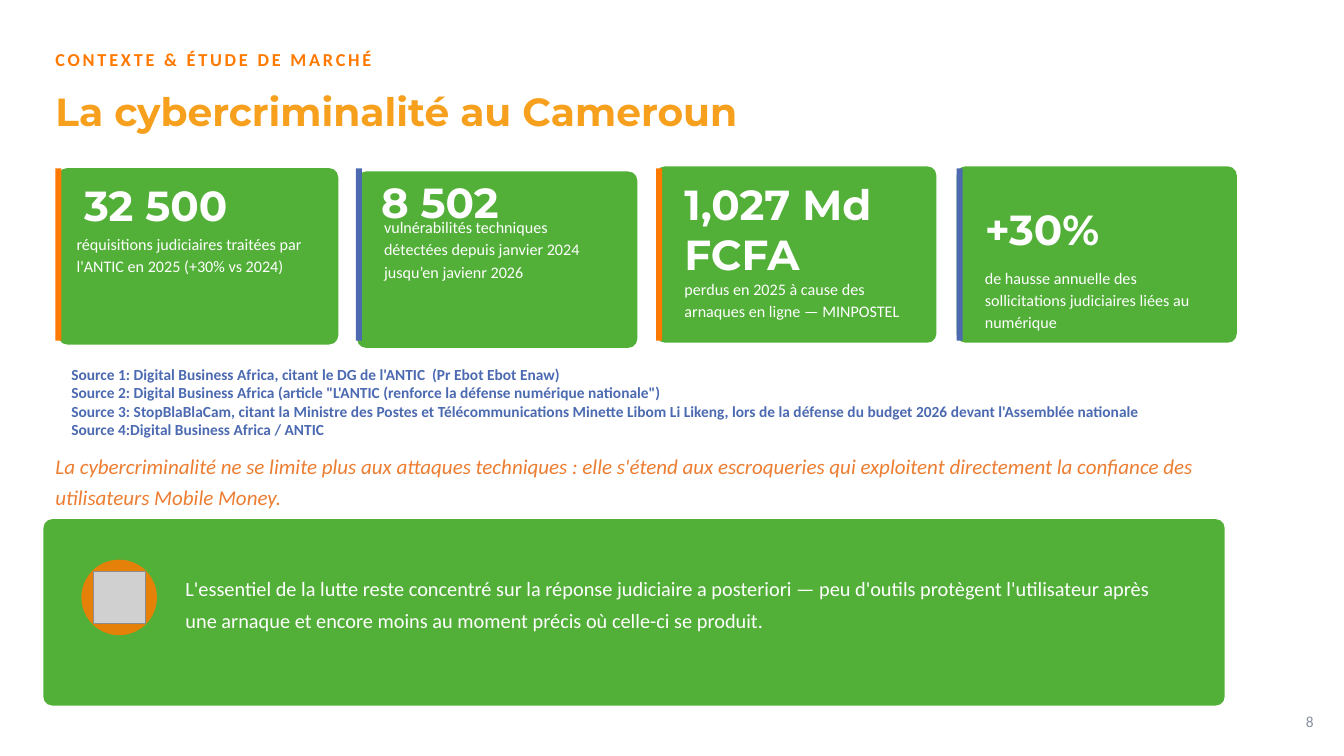
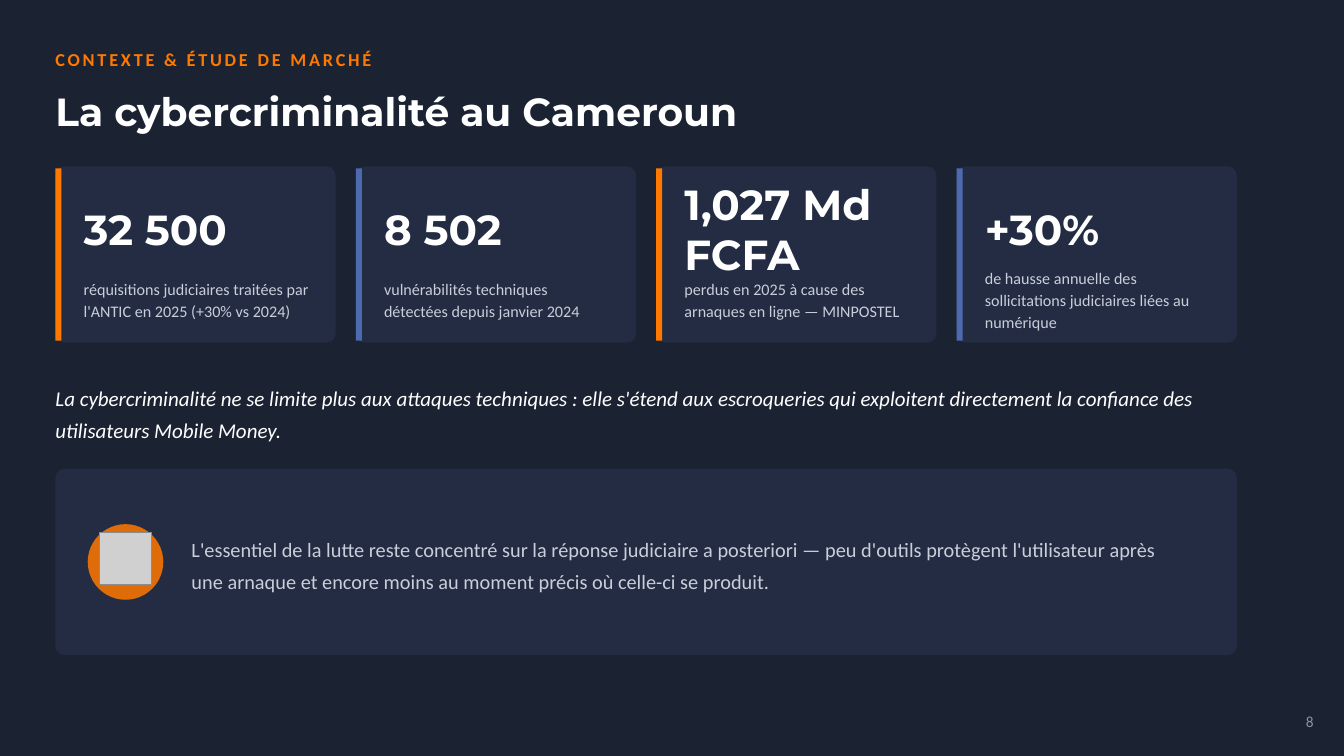
Before and after one commit to kwismo-support/Kwismo, a slide deck: slide 8 of cadrage/KWISMO_Presentation_Dark.pptx. Drawn at 1344x756 pixels with LibreOffice and Linux fonts; fonts in the diff are those of the drawing; grey boxes stand for pictures; background and template pictures are left out. Boxes give left, top, right and bottom in pixels: in the first picture for what was removed or moved away, otherwise in the second. Text is boxed around its words. In the diff, an @@ line names an element or a change of style, - is before the commit and + after.

```diff
--- a/cadrage/KWISMO_Presentation_Dark.pptx
+++ b/cadrage/KWISMO_Presentation_Dark.pptx
@@ background #FFFFFF to picture (left out) @@
@@ text "La cybercriminalité au Cameroun" at bbox=[55, 95, 737, 134]: text colour #F6A01E to #FFFFFF @@
@@ rounded rectangle: place and size @@
-rounded rectangle at bbox=[357, 171, 637, 348]
+rounded rectangle at bbox=[356, 166, 636, 343]
@@ text "32 500": place and size @@
-text "32 500" at bbox=[84, 191, 227, 222]
+text "32 500" at bbox=[84, 215, 227, 246]
@@ text "8 502" rewrapped from bbox=[381, 188, 499, 229] to bbox=[384, 215, 502, 246] @@
@@ text colour #FFFFFF to #C9CEDA in 4 elements at bbox=[684, 284, 899, 320], bbox=[985, 273, 1189, 331], bbox=[191, 543, 1155, 593], bbox=[84, 284, 309, 319] @@
@@ text "réquisitions judiciaires traitées par l'ANTIC ...": place and size @@
-text "réquisitions judiciaires traitées par l'ANTIC ..." at bbox=[77, 239, 302, 274]
+text "réquisitions judiciaires traitées par l'ANTIC ..." at bbox=[84, 284, 309, 319]
@@ text at bbox=[384, 284, 580, 320]: text changed; text colour #FFFFFF to #C9CEDA @@
-vulnérabilités techniques détectées depuis janvier 2024 jusqu’en javienr 2026
+vulnérabilités techniques détectées depuis janvier 2024
@@ text "La cybercriminalité ne se limite ...": place and size @@
-text "La cybercriminalité ne se limite ..." at bbox=[55, 459, 1192, 509]
+text "La cybercriminalité ne se limite ..." at bbox=[55, 391, 1192, 442]
@@ text "La cybercriminalité ne se limite ..." at bbox=[55, 391, 1192, 442]: text colour #ED7D31 to #FFFFFF @@
@@ text removed at bbox=[71, 369, 1139, 438] @@
-Source 1: Digital Business Africa, citant le DG de l'ANTIC (Pr Ebot Ebot Enaw)
-Source 2: Digital Business Africa (article "L'ANTIC (renforce la défense numérique nationale")
-Source 3: StopBlaBlaCam, citant la Ministre des Postes et Télécommunications Minette Libom Li Likeng, lors de la défense du budget 2026 devant l'Assemblée nationale
-Source 4:Digital Business Africa / ANTIC
@@ fill #52B038 to #232C42 in 5 elements at bbox=[656, 166, 937, 343], bbox=[957, 166, 1237, 343], bbox=[55, 166, 336, 343], bbox=[356, 166, 636, 343], bbox=[55, 469, 1237, 655] @@
@@ rounded rectangle: place and size @@
-rounded rectangle at bbox=[43, 519, 1225, 706]
+rounded rectangle at bbox=[55, 469, 1237, 655]
@@ ellipse: place and size @@
-ellipse at bbox=[82, 560, 157, 635]
+ellipse at bbox=[88, 524, 163, 600]
@@ picture: place and size @@
-picture at bbox=[94, 572, 145, 623]
+picture at bbox=[100, 532, 151, 584]
@@ text "L'essentiel de la lutte reste ...": place and size @@
-text "L'essentiel de la lutte reste ..." at bbox=[185, 582, 1148, 632]
+text "L'essentiel de la lutte reste ..." at bbox=[191, 543, 1155, 593]
```
Also in this commit, not shown: 24 other slides changed, 2 slides added, 2 other files.
